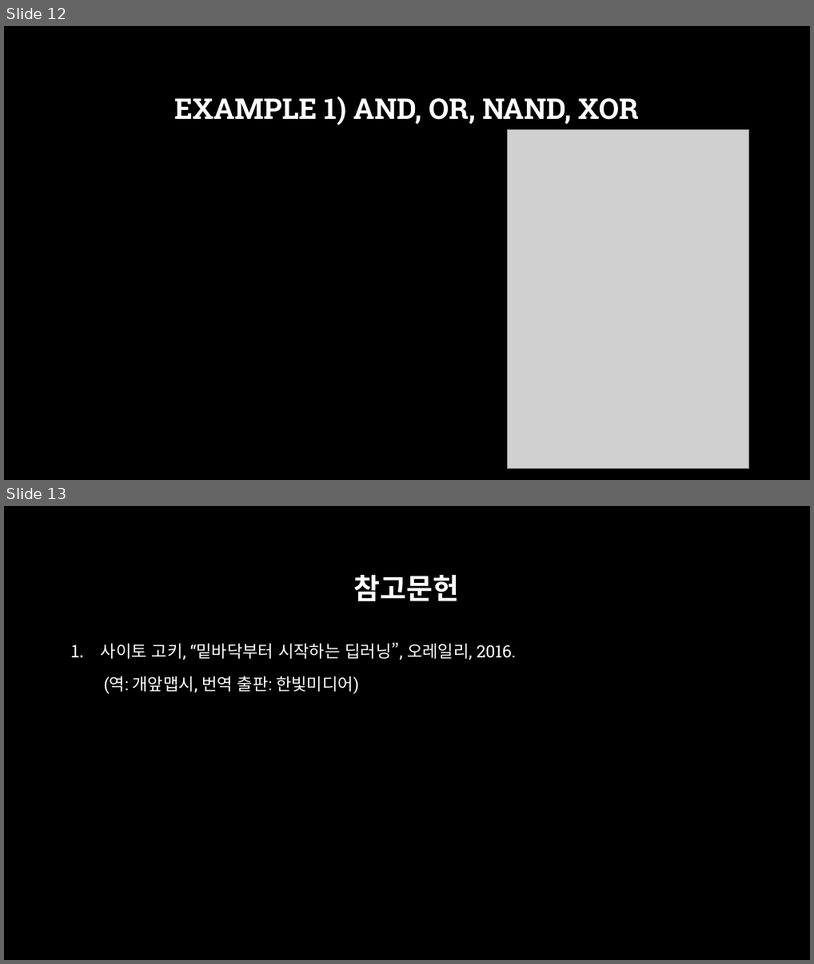
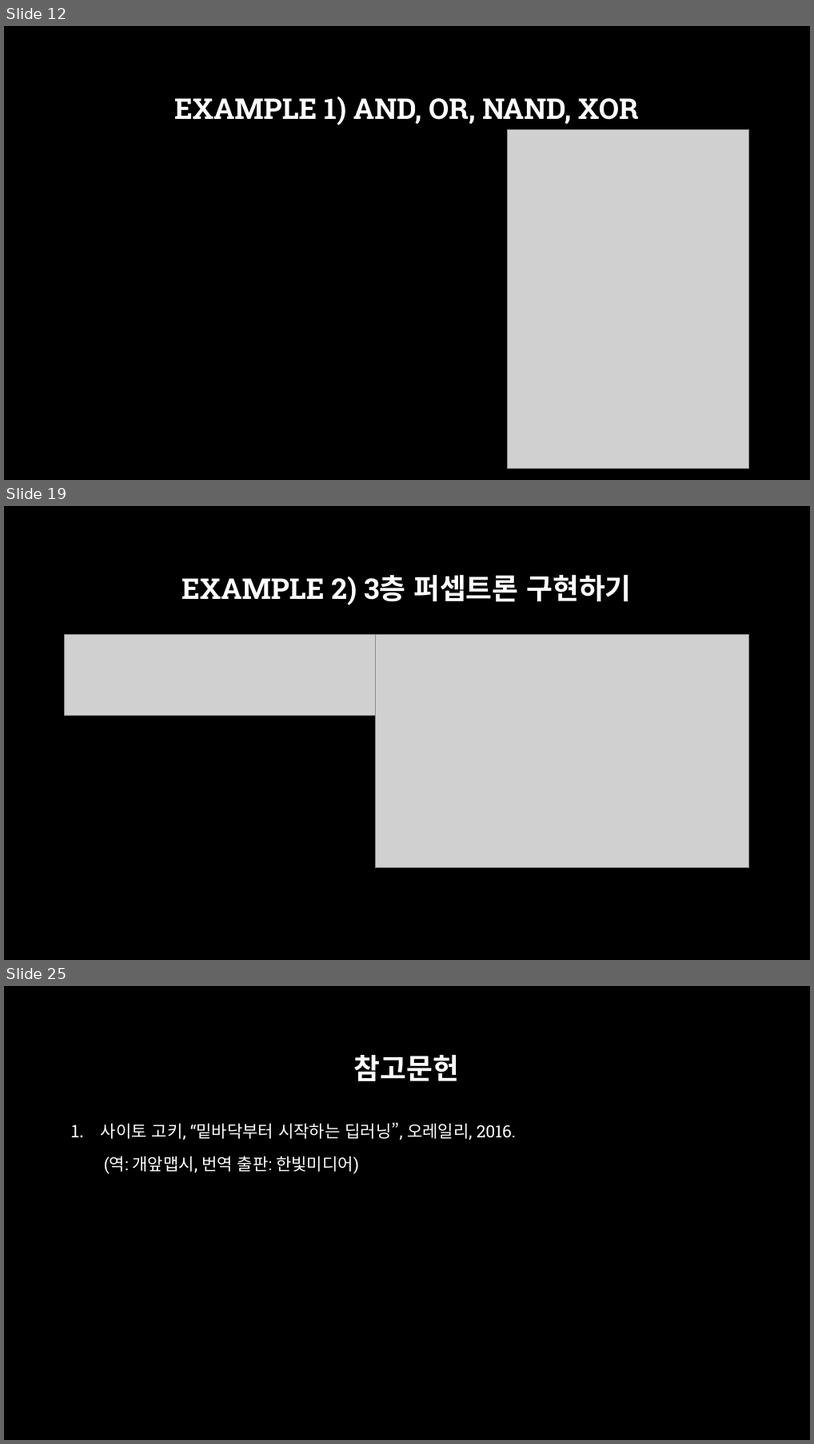
Before and after one commit to across0406/2017-GNU-Science-Camp-of-Computer-Science, a slide deck: ppt/4. 퍼셉트론 및 신경망.pptx. Shown one above the other, each under a label of ours: slides 12 and 13 before the commit, slides 12, 19 and 25 after it; the slides between them are not shown. The pictures are 814x964 and 814x1444 pixels, drawn with LibreOffice and Linux fonts; fonts in the diff are those of the drawing; grey boxes stand for pictures; background and template pictures are left out. Boxes give left, top, right and bottom in pixels: in the first picture for what was removed or moved away, otherwise in the second. Text is boxed around its words. In the diff, an @@ line names an element or a change of style, - is before the commit and + after.

```diff
--- a/ppt/4. 퍼셉트론 및 신경망.pptx
+++ b/ppt/4. 퍼셉트론 및 신경망.pptx
@@ slide 19 added at (4, 506, 810, 960), background picture (left out) @@
@@ title added at (182, 575, 632, 605), 34 pt, text #FFFFFF, bold @@
+EXAMPLE 2) 3층 퍼셉트론 구현하기
@@ picture added at (65, 634, 375, 715) @@
@@ picture added at (375, 634, 750, 868) @@
@@ what was slide 13 is now slide 25 @@
```
Also in this commit, not shown: 5 slides changed, 11 other slides added, 9 other files.
